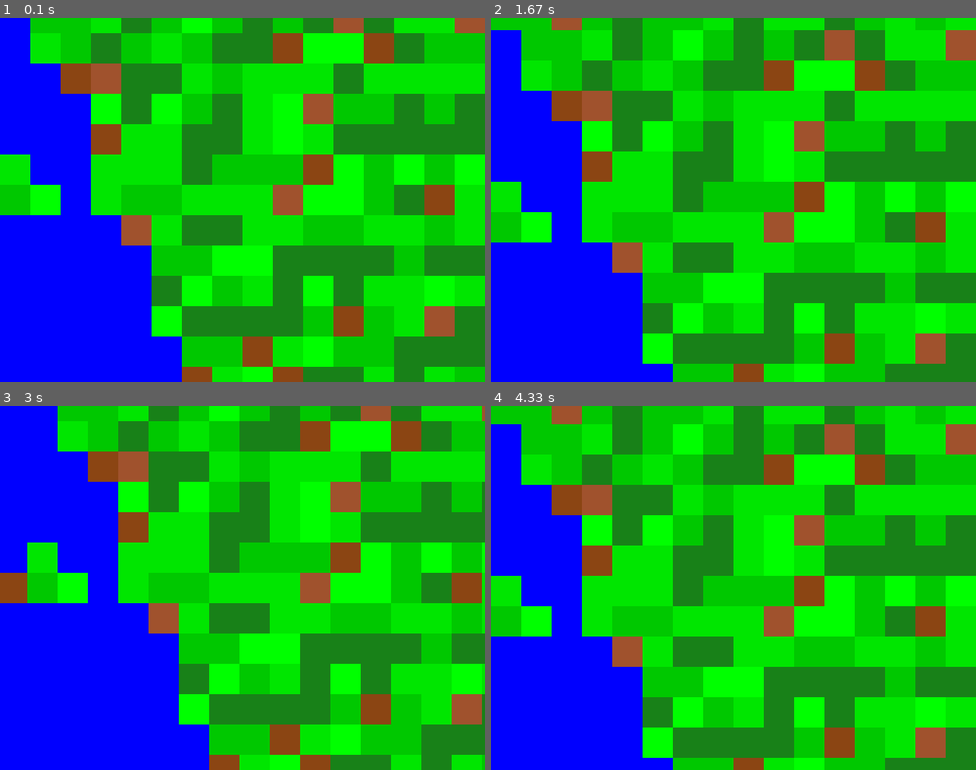
Above: before the commit, frames 1-4 (two rows, left to right).
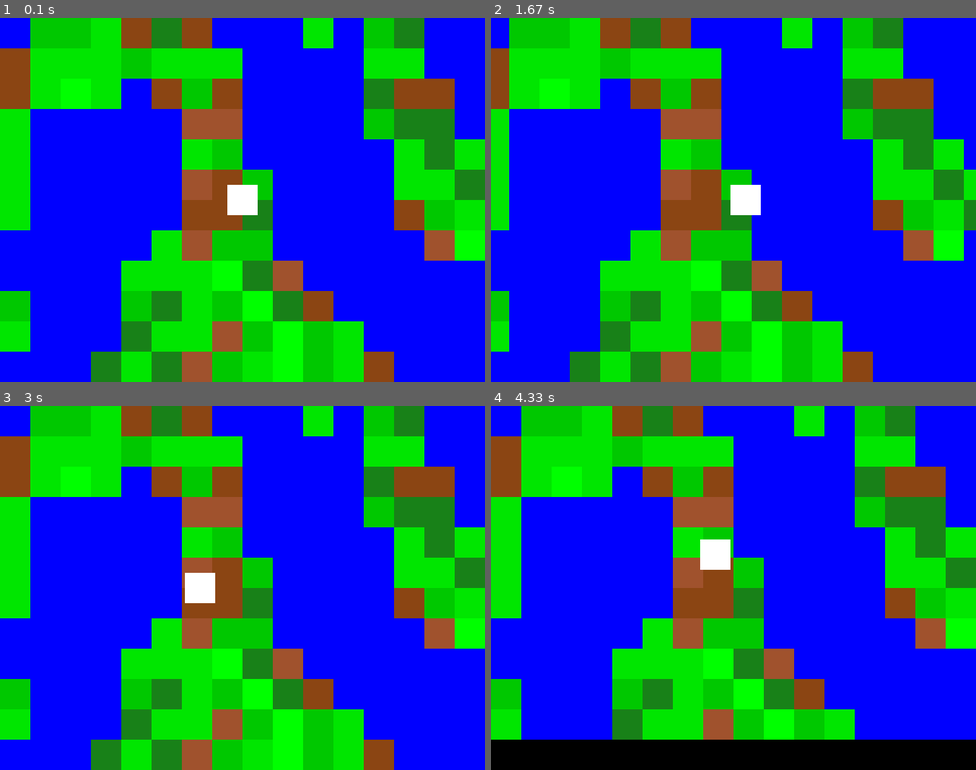
Above: after the commit, the same moments.

Repository: devtege/pygame_rpg
Game: pygame game, started from main.py
Two runs of this game, one before a commit and one after it. Both use one fixed random seed, a clock stepped at 60 frames per second and the inputs below.
Inputs:
- Up to frame 1 (0.1 s): no input
- Up to frame 2 (1.67 s): hold Right 0.33-0.8 s; hold Up 0.83-1.13 s
- Up to frame 3 (3 s): hold Left 1.67-2.2 s; hold Down 2.23-2.53 s; hold Left 2.57-2.97 s
- Up to frame 4 (4.33 s): hold Up 3-3.37 s; hold Right 3.4-4.03 s

The runs differ from the first frame. In frame 1, 78% of the frame differs, in the area x 0-100%, y 0-100%; in frame 2, 80%; in frame 3, 79%; in frame 4, 82%.

Commit message:
update v0.0.4
trying to apply water blocking but it sucks

Diff:
--- a/main.py
+++ b/main.py
@@ -7,7 +7,7 @@
 # Colors
 BLACK = (0, 0, 0)
 WHITE = (255, 255, 255)
-RED = (255, 0, 0)  # Changed the player color to red for better visibility
+RED = (255, 0, 0)
 GRASS = (0, 255, 0)
 GRASS2 = (0, 230, 0)
 GRASS3 = (0, 200, 0)
@@ -21,7 +21,7 @@
 FPS = 30
 SCREEN_WIDTH = 800
 SCREEN_HEIGHT = 600
-PLAYER_SIZE = 40
+PLAYER_SIZE = 50
 MAP_WIDTH = 64
 MAP_HEIGHT = 48
 
@@ -38,59 +38,87 @@
         self.rect = self.image.get_rect()
         self.rect.topleft = x, y
 
+
 class Player(pygame.sprite.Sprite):
     def __init__(self):
         super().__init__()
         self.image = pygame.Surface([PLAYER_SIZE, PLAYER_SIZE])
-        self.image.fill(RED)  # Changed to red for better visibility
+        self.image.fill(WHITE)
         self.rect = self.image.get_rect()
         self.rect.center = (SCREEN_WIDTH // 2, SCREEN_HEIGHT // 2)
+        self.pos = pygame.Vector2(self.rect.center)  # Use Vector2 for smoother movement
         self.speed = 5
-
-    def update(self, map_data, camera_rect):
-        keys = pygame.key.get_pressed()
-
-        new_x = self.rect.x
-        new_y = self.rect.y
-
+        self.velocity = pygame.Vector2(0, 0)  # Player's velocity for smooth movement
+
+    def update(self, keys, map_data, camera_rect):
+        # Apply velocity changes based on input
         if keys[pygame.K_LEFT]:
-            new_x -= self.speed
-        if keys[pygame.K_RIGHT]:
-            new_x += self.speed
+            self.velocity.x = -self.speed
+        elif keys[pygame.K_RIGHT]:
+            self.velocity.x = self.speed
+        else:
+            self.velocity.x = 0  # Stop horizontal movement if no key is pressed
+
         if keys[pygame.K_UP]:
-            new_y -= self.speed
-        if keys[pygame.K_DOWN]:
-            new_y += self.speed
-
-        # Check next position for water
-        next_tile_x = (new_x + PLAYER_SIZE // 2) // TILE_SIZE
-        next_tile_y = (new_y + PLAYER_SIZE // 2) // TILE_SIZE
-
-        # Move player only if next tile is valid and not water
-        if (0 <= next_tile_x < MAP_WIDTH and
-            0 <= next_tile_y < MAP_HEIGHT and
-            map_data[next_tile_y][next_tile_x] != WATER):
-            self.rect.x = new_x
-            self.rect.y = new_y
-
-        # Update camera to center around the player, but keep the player within bounds
-        camera_rect.centerx = self.rect.centerx
-        camera_rect.centery = self.rect.centery
-
-        # Prevent camera from going out of bounds (the edges of the map)
+            self.velocity.y = -self.speed
+        elif keys[pygame.K_DOWN]:
+            self.velocity.y = self.speed
+        else:
+            self.velocity.y = 0  # Stop vertical movement if no key is pressed
+
+        # Apply acceleration for smoother movement
+        self.pos += self.velocity
+
+        # Check if player hits water at their new position
+        new_rect = self.rect.copy()
+        new_rect.center = self.pos  # Get the new potential position
+        if self.is_on_water(map_data, new_rect):
+            return  # Don't update position if it's water
+
+        # Update the player's position (convert from Vector2 back to int)
+        self.rect.center = self.pos
+
+        # Prevent player from moving out of bounds
+        self.rect.x = max(0, min(self.rect.x, SCREEN_WIDTH - PLAYER_SIZE))
+        self.rect.y = max(0, min(self.rect.y, SCREEN_HEIGHT - PLAYER_SIZE))
+
+        # Update camera to follow the player smoothly
+        camera_rect.center = self.rect.center
+        self.update_camera_bounds(camera_rect)
+
+    def is_on_water(self, map_data, rect):
+        """Check if any corner of the player is on a water tile."""
+        corners = [
+            (rect.left, rect.top),
+            (rect.right, rect.top),
+            (rect.left, rect.bottom),
+            (rect.right, rect.bottom)
+        ]
+
+        for corner in corners:
+            tile_x = corner[0] // TILE_SIZE
+            tile_y = corner[1] // TILE_SIZE
+            if 0 <= tile_x < MAP_WIDTH and 0 <= tile_y < MAP_HEIGHT:
+                if map_data[tile_y][tile_x] == WATER:
+                    return True
+        return False
+
+    def update_camera_bounds(self, camera_rect):
+        """Clamp the camera to keep it within the bounds of the map."""
         camera_rect.left = max(0, camera_rect.left)
         camera_rect.top = max(0, camera_rect.top)
         camera_rect.right = min(MAP_WIDTH * TILE_SIZE, camera_rect.right)
         camera_rect.bottom = min(MAP_HEIGHT * TILE_SIZE, camera_rect.bottom)
+
 
 def smooth_map(map_data, iterations=2):
     for _ in range(iterations):
         new_map = [[tile for tile in row] for row in map_data]
         for y in range(MAP_HEIGHT):
             for x in range(MAP_WIDTH):
-                if x > 0 and x < MAP_WIDTH-1 and y > 0 and y < MAP_HEIGHT-1:
+                if x > 0 and x < MAP_WIDTH - 1 and y > 0 and y < MAP_HEIGHT - 1:
                     water_count = sum(1 for dy in [-1, 0, 1] for dx in [-1, 0, 1]
-                                    if map_data[y + dy][x + dx] == WATER)
+                                      if map_data[y + dy][x + dx] == WATER)
                     if water_count >= 5:
                         new_map[y][x] = WATER
                     elif water_count <= 3:
@@ -98,22 +126,16 @@
         map_data = new_map
     return map_data
 
+
 def generate_map():
-    map_data = [[GRASS for _ in range(MAP_WIDTH)] for _ in range(MAP_HEIGHT)]
-
-    # Reduce the number of water bodies
-    for _ in range(MAP_WIDTH * MAP_HEIGHT // 65):
-        center_x = random.randint(0, MAP_WIDTH-1)
-        center_y = random.randint(0, MAP_HEIGHT-1)
-        size = random.randint(2, 4)
-
-        for y in range(max(0, center_y-size), min(MAP_HEIGHT, center_y+size)):
-            for x in range(max(0, center_x-size), min(MAP_WIDTH, center_x+size)):
-                if random.random() < 0.7:
-                    map_data[y][x] = WATER
-
-    map_data = smooth_map(map_data)
-
+    # Initialize the map with random tiles (water or land)
+    map_data = [[GRASS if random.random() > 0.4 else WATER for _ in range(MAP_WIDTH)] for _ in range(MAP_HEIGHT)]
+
+    # Apply the Cellular Automata rules to improve the map's structure
+    for _ in range(5):  # Run multiple iterations to smooth the map
+        map_data = cellular_automata(map_data)
+
+    # Replace some grass with dirt, grass2, etc., for variety
     for y in range(MAP_HEIGHT):
         for x in range(MAP_WIDTH):
             if map_data[y][x] != WATER:
@@ -131,6 +153,24 @@
 
     return map_data
 
+
+def cellular_automata(map_data):
+    new_map = [[tile for tile in row] for row in map_data]
+
+    for y in range(1, MAP_HEIGHT - 1):
+        for x in range(1, MAP_WIDTH - 1):
+            # Count the number of adjacent water tiles
+            water_count = sum(1 for dy in [-1, 0, 1] for dx in [-1, 0, 1] if map_data[y + dy][x + dx] == WATER)
+
+            # Apply the rules: if too many water tiles, make this a water tile
+            if water_count >= 5:
+                new_map[y][x] = WATER
+            elif water_count <= 3:
+                new_map[y][x] = GRASS
+
+    return new_map
+
+
 def render_map(map_data, camera_rect, player_rect):
     tiles = pygame.sprite.Group()
 
@@ -150,6 +190,7 @@
             tiles.add(tile)
 
     return tiles
+
 
 # Setup
 player = Player()
@@ -178,17 +219,14 @@
             pygame.quit()
             sys.exit()
 
-    # Update player and camera
-    player.update(map_data, camera_rect)
-
-    # Clear the screen
+    keys = pygame.key.get_pressed()
+    player.update(keys, map_data, camera_rect)
+
     screen.fill(BLACK)
 
-    # Render map with camera offset
     tiles = render_map(map_data, camera_rect, player.rect)
     tiles.draw(screen)
 
-    # Draw the player (ensure player is drawn last so it appears on top)
     all_sprites.draw(screen)
 
     pygame.display.flip()
